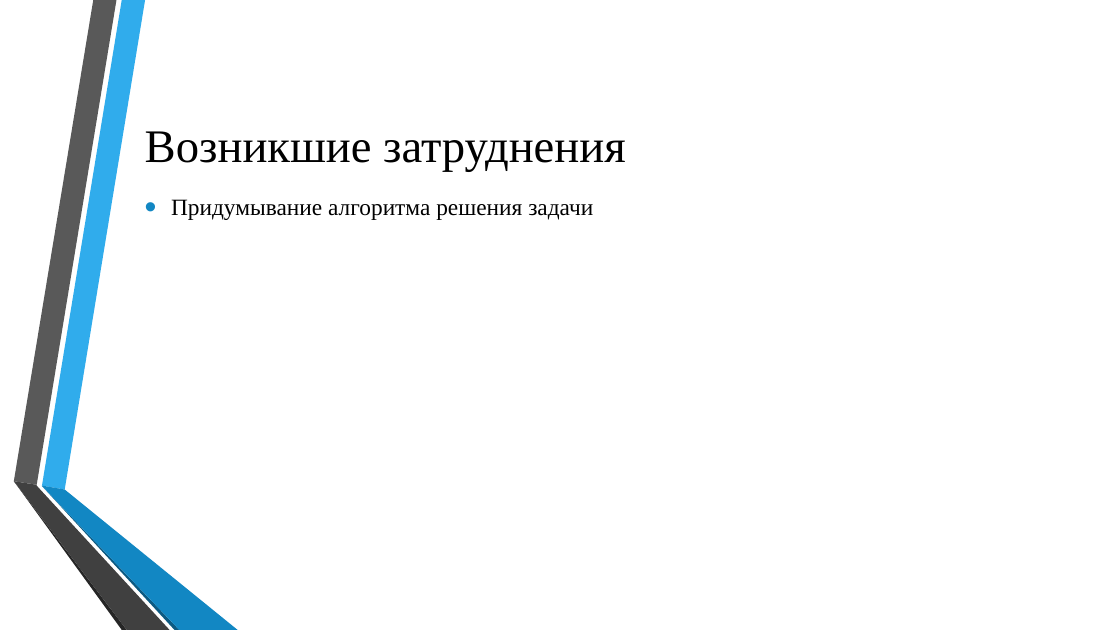
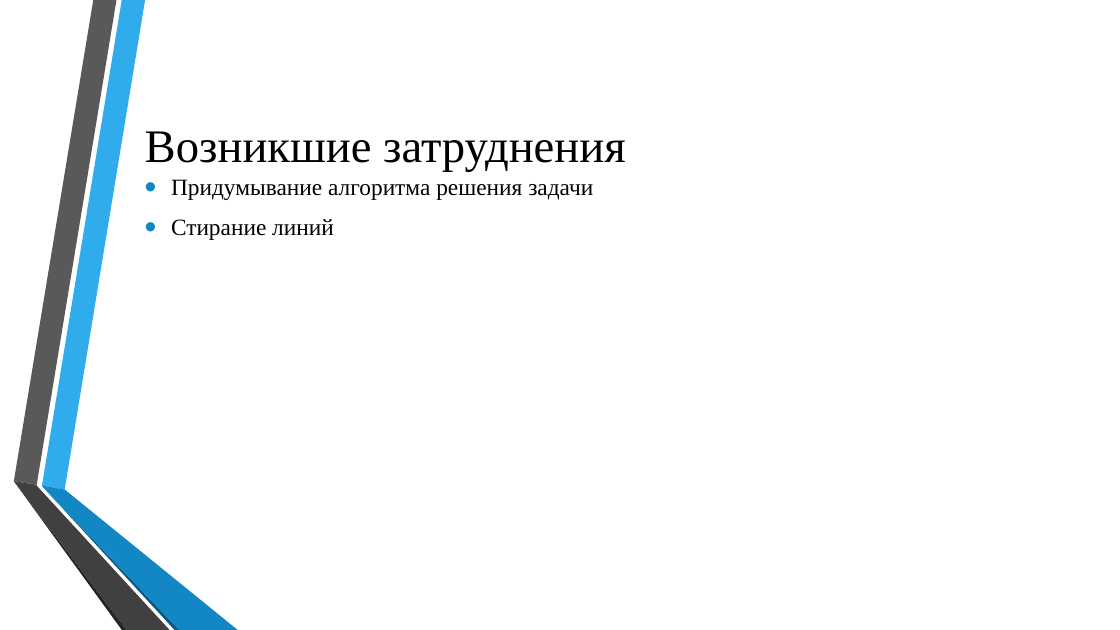
Before and after one commit to martynenkoav/pr239, a slide deck: slide 10 of Проверка множества точек.pptx. Drawn at 1120x630 pixels with LibreOffice and Linux fonts; fonts in the diff are those of the drawing; background and template pictures are left out. Boxes give left, top, right and bottom in pixels: in the first picture for what was removed or moved away, otherwise in the second. Text is boxed around its words. In the diff, an @@ line names an element or a change of style, - is before the commit and + after.

```diff
--- a/Проверка множества точек.pptx
+++ b/Проверка множества точек.pptx
@@ text at (x1=171, y1=219, x2=334, y2=240): paragraph added @@
+• Стирание линий
```
Also in this commit, not shown: 2 other slides changed.
